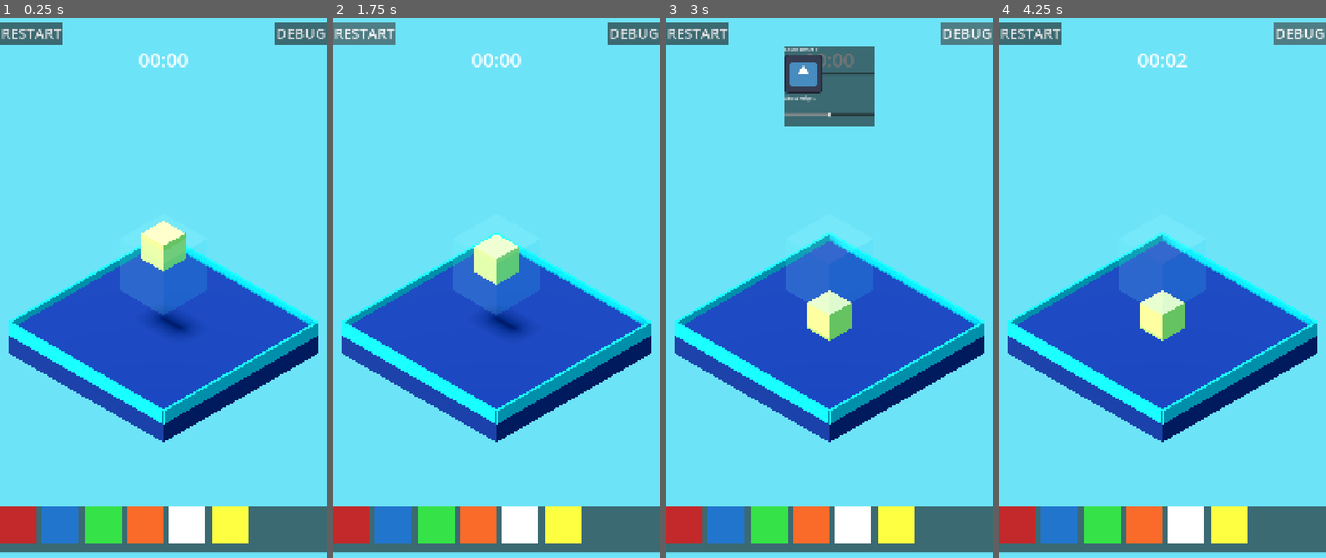
Above: before the commit, frames 1-4 (left to right).
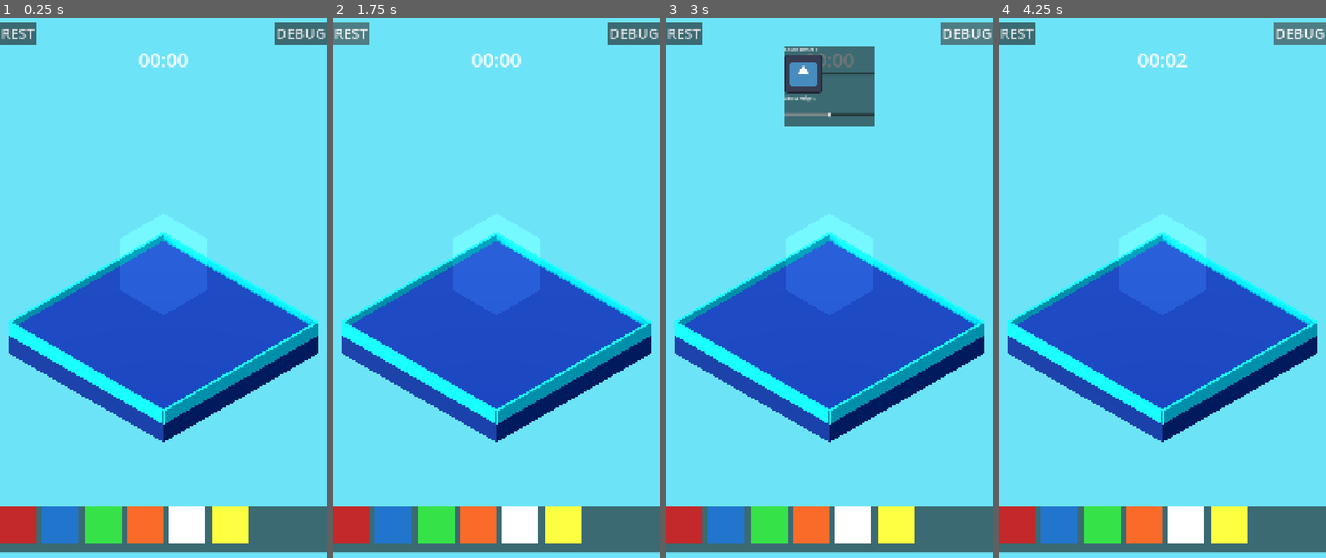
Above: after the commit, the same moments.

Repository: shivdulipati/historical-voxel-builder
Game: Godot game, scene res://main.tscn
Same seed, same stepped clock (60 frames per second), same inputs: the game is played once before the commit and once after it. The engine's default icon, where the game draws it, is replaced by a stand-in: a white triangle on a blue panel in a dark square.
Inputs:
- Up to frame 1 (0.25 s): no input
- Up to frame 2 (1.75 s): click "RESTART" (after the commit: "REST") at 0.5 s; click "RESTART" (after the commit: "REST") at 1.25 s
- Up to frame 3 (3 s): click "RESTART" (after the commit: "REST") at 2 s; click "DEBUG" at 2.75 s
- Up to frame 4 (4.25 s): click "DEBUG" at 3.5 s

The runs differ from the first frame. In frame 1, 1.7% of the frame differs, in the area x 10-60%, y 0-59%; in frame 2, 1.7%; in frame 3, 1.3%; in frame 4, 1.3%.

Commit message:
End of Day

Diff:
--- a/new-game-project/draggable_object.gd
+++ b/new-game-project/draggable_object.gd
@@ -46,26 +46,43 @@
 
 
 func _input(event: InputEvent) -> void:
-	# Mouse release — only when the drag was started by mouse.
-	if event is InputEventMouseButton and event.button_index == MOUSE_BUTTON_LEFT and not event.pressed:
-		if is_dragging and _drag_touch_index == -1:
-			is_dragging = false
-			_drop_to_grid()
-
-	# Keep _drag_touch_pos current for the dragging finger.
-	elif event is InputEventScreenDrag and event.index == _drag_touch_index:
+	if not is_dragging:
+		return
+
+	var is_touch_release = (
+		event is InputEventScreenTouch
+		and (not event.pressed or event.is_canceled())
+		and event.index == _drag_touch_index
+	)
+	var is_mouse_release = (
+		event is InputEventMouseButton
+		and event.button_index == MOUSE_BUTTON_LEFT
+		and not event.pressed
+	)
+
+	if is_touch_release or is_mouse_release:
+		is_dragging       = false
+		_drag_touch_index = -1
+		_drop_to_grid()
+		return
+
+	# Second finger tap (mobile) or right-click (desktop) — rotate 90 degrees.
+	var is_second_finger = (
+		event is InputEventScreenTouch
+		and event.pressed
+		and event.index != _drag_touch_index
+	)
+	var is_right_click = (
+		event is InputEventMouseButton
+		and event.pressed
+		and event.button_index == MOUSE_BUTTON_RIGHT
+	)
+	if is_second_finger or is_right_click:
+		rotate_y(deg_to_rad(90))
+		return
+
+	if event is InputEventScreenDrag and event.index == _drag_touch_index:
 		_drag_touch_pos = event.position
-
-	# Primary finger lifted — stop dragging.
-	elif event is InputEventScreenTouch and not event.pressed and event.index == _drag_touch_index:
-		if is_dragging:
-			is_dragging = false
-			_drag_touch_index = -1
-			_drop_to_grid()
-
-	# Second finger tapped while dragging — rotate 90 degrees.
-	elif event is InputEventScreenTouch and event.pressed and is_dragging and event.index != _drag_touch_index:
-		_rotate_90()
 
 
 ## Snaps the block to the nearest 1×1×1 world-space grid cell with a short tween.
@@ -78,9 +95,12 @@
 
 	var snap_x: float = floor(global_position.x) + 0.5
 	var snap_z: float = floor(global_position.z) + 0.5
-	var final_snap_pos := Vector3(snap_x, FLOOR_Y, snap_z)
+	var snap_y: float = _get_stack_height(snap_x, snap_z)
+	var final_snap_pos := Vector3(snap_x, snap_y, snap_z)
 
 	gravity_scale = 0.0
+	freeze = true
+	$CollisionShape3D.disabled = false
 
 	var blueprints := get_tree().get_nodes_in_group("blueprint")
 	if blueprints.is_empty():
@@ -95,6 +115,27 @@
 		_tween_to(final_snap_pos)
 	else:
 		queue_free()
+
+
+## Casts a ray straight down at (snap_x, snap_z) and returns the Y center the
+## new block should occupy. Excludes self so the held block is never the hit target.
+func _get_stack_height(snap_x: float, snap_z: float) -> float:
+	var space := get_world_3d().direct_space_state
+	var query := PhysicsRayQueryParameters3D.create(
+		Vector3(snap_x, 100.0, snap_z),
+		Vector3(snap_x, -1.0,  snap_z)
+	)
+	query.exclude = [get_rid()]
+	var result := space.intersect_ray(query)
+	if result:
+		return result.position.y + 0.5
+	return FLOOR_Y
+
+
+func set_block_color(new_color: Color) -> void:
+	if _material == null:
+		return
+	_material.albedo_color = new_color
 
 
 func _tween_to(target: Vector3) -> void:
@@ -116,6 +157,8 @@
 	_drag_touch_pos   = touch_pos
 	is_dragging       = true
 	gravity_scale     = 0.0
+	freeze            = false
+	$CollisionShape3D.disabled = true
 	_tween_alpha(0.4)
 	_drop_indicator.visible = true
 
@@ -158,7 +201,7 @@
 
 	if is_dragging and camera:
 		# Use the tracked touch position for touch input; fall back to mouse.
-		var screen_pos = _drag_touch_pos if _drag_touch_index >= 0 else get_viewport().get_mouse_position()
+		var screen_pos = _drag_touch_pos if _drag_touch_index != -1 else get_viewport().get_mouse_position()
 		var ray_origin = camera.project_ray_origin(screen_pos)
 		var ray_normal = camera.project_ray_normal(screen_pos)
 
@@ -167,8 +210,12 @@
 		if target_pos != null:
 			var effective_offset = Vector3(touch_offset.x, current_y_offset, touch_offset.z)
 
-			# Ghost predicts the offset landing position, flush on the floor.
-			_drop_indicator.global_position = Vector3(target_pos.x + effective_offset.x, current_ghost_height, target_pos.z + effective_offset.z)
+			# Ghost predicts the snapped landing position, flush on top of any existing stack.
+			var hover_snap_x: float = floor(target_pos.x + effective_offset.x) + 0.5
+			var hover_snap_z: float = floor(target_pos.z + effective_offset.z) + 0.5
+			var hover_y: float = _get_stack_height(hover_snap_x, hover_snap_z)
+			var target_ghost_pos := Vector3(hover_snap_x, hover_y, hover_snap_z)
+			_drop_indicator.global_position = _drop_indicator.global_position.lerp(target_ghost_pos, delta * 15.0)
 
 			var push_vector = (target_pos + effective_offset - global_position) / delta
 
--- /dev/null
+++ b/new-game-project/draggable_object.tscn
@@ -0,0 +1,45 @@
+[gd_scene format=3 uid="uid://c04ixih3t6o20"]
+
+[ext_resource type="Script" uid="uid://bkacm3icayaa6" path="res://draggable_object.gd" id="1_s0tg5"]
+
+[sub_resource type="BoxMesh" id="BoxMesh_1bvp3"]
+
+[sub_resource type="StandardMaterial3D" id="StandardMaterial3D_1bvp3"]
+depth_draw_mode = 1
+albedo_color = Color(0.9428177, 0.8581989, 0.3901112, 1)
+
+[sub_resource type="BoxShape3D" id="BoxShape3D_lquwl"]
+
+[sub_resource type="BoxMesh" id="BoxMesh_7mycd"]
+
+[sub_resource type="StandardMaterial3D" id="StandardMaterial3D_272bh"]
+transparency = 1
+albedo_color = Color(1, 1, 1, 0.39215687)
+
+[node name="Box" type="RigidBody3D" unique_id=845027019]
+collision_layer = 2
+continuous_cd = true
+contact_monitor = true
+max_contacts_reported = 5
+script = ExtResource("1_s0tg5")
+touch_offset = Vector3(0, 1.5, -2)
+
+[node name="MeshInstance3D" type="MeshInstance3D" parent="." unique_id=1200044605]
+mesh = SubResource("BoxMesh_1bvp3")
+surface_material_override/0 = SubResource("StandardMaterial3D_1bvp3")
+
+[node name="ShadowCaster" type="MeshInstance3D" parent="." unique_id=1386963568]
+cast_shadow = 3
+mesh = SubResource("BoxMesh_1bvp3")
+surface_material_override/0 = SubResource("StandardMaterial3D_1bvp3")
+
+[node name="CollisionShape3D" type="CollisionShape3D" parent="." unique_id=785827927]
+shape = SubResource("BoxShape3D_lquwl")
+
+[node name="DropIndicator" type="MeshInstance3D" parent="." unique_id=2054890264]
+visible = false
+cast_shadow = 0
+mesh = SubResource("BoxMesh_7mycd")
+surface_material_override/0 = SubResource("StandardMaterial3D_272bh")
+
+[connection signal="input_event" from="." to="." method="_on_input_event"]
--- a/new-game-project/main.gd
+++ b/new-game-project/main.gd
@@ -1,8 +1,13 @@
 extends Node3D
 
+@export var block_scene: PackedScene
+
 var _elapsed: float = 0.0
+var global_y_offset: float = 1.5
+var global_ghost_height: float = 0.0
 
 @onready var _timer_label: Label   = $HUD/Control/TimerLabel
+@onready var _block_list           = $HUD/Control/InventoryTray/ScrollContainer/BlockList
 @onready var _restart_btn: Button  = $HUD/Control/RestartButton
 @onready var _debug_btn: Button    = $HUD/Control/DebugButton
 @onready var _debug_panel: Control = $HUD/Control/DebugPanel
@@ -16,7 +21,34 @@
 	_offset_slider.value_changed.connect(_on_offset_slider_changed)
 	_ghost_slider.value_changed.connect(_on_ghost_slider_changed)
 
+	for child in _block_list.get_children():
+		child.gui_input.connect(_on_inventory_gui_input.bind(child))
+
 	_debug_panel.visible = false
+
+
+func _on_inventory_gui_input(event: InputEvent, item_node: Control) -> void:
+	var is_touch = event is InputEventScreenTouch and event.pressed
+	var is_click = event is InputEventMouseButton and event.button_index == MOUSE_BUTTON_LEFT and event.pressed
+
+	if not (is_touch or is_click):
+		return
+
+	item_node.accept_event()
+
+	if block_scene == null:
+		push_warning("Main: block_scene is not assigned in the Inspector.")
+		return
+
+	var new_block = block_scene.instantiate()
+	new_block.current_y_offset = global_y_offset
+	new_block.current_ghost_height = global_ghost_height
+	add_child(new_block)
+	if "color" in item_node:
+		new_block.set_block_color(item_node.color)
+
+	var touch_index: int = event.index if is_touch else -1
+	new_block._start_drag(touch_index, event.position)
 
 
 func _process(delta: float) -> void:
@@ -36,12 +68,14 @@
 
 
 func _on_offset_slider_changed(value: float) -> void:
+	global_y_offset = value
 	for node in get_tree().get_nodes_in_group("draggable"):
 		if "current_y_offset" in node:
 			node.current_y_offset = value
 
 
 func _on_ghost_slider_changed(value: float) -> void:
+	global_ghost_height = value
 	for node in get_tree().get_nodes_in_group("draggable"):
 		if "current_ghost_height" in node:
 			node.current_ghost_height = value
--- a/new-game-project/main.tscn
+++ b/new-game-project/main.tscn
@@ -1,7 +1,7 @@
 [gd_scene format=3 uid="uid://cqow47bch5ocs"]
 
-[ext_resource type="Script" uid="uid://bkacm3icayaa6" path="res://draggable_object.gd" id="1_ig7tw"]
 [ext_resource type="Script" uid="uid://bempvqvskvxb7" path="res://main.gd" id="1_lquwl"]
+[ext_resource type="PackedScene" uid="uid://c04ixih3t6o20" path="res://draggable_object.tscn" id="2_1bvp3"]
 [ext_resource type="Script" uid="uid://uusxfhw2epny" path="res://button.gd" id="4_1bvp3"]
 [ext_resource type="Texture2D" uid="uid://4q335xxs2p" path="res://icon.svg" id="6_7mycd"]
 
@@ -9,6 +9,7 @@
 size = Vector3(7, 1, 7)
 
 [sub_resource type="StandardMaterial3D" id="StandardMaterial3D_h2yge"]
+depth_draw_mode = 1
 albedo_color = Color(0.05322109, 0.137149, 0.3804473, 1)
 
 [sub_resource type="BoxMesh" id="BoxMesh_lquwl"]
@@ -37,20 +38,6 @@
 
 [sub_resource type="BoxShape3D" id="BoxShape3D_h2yge"]
 size = Vector3(7, 1, 7)
-
-[sub_resource type="BoxMesh" id="BoxMesh_1bvp3"]
-
-[sub_resource type="StandardMaterial3D" id="StandardMaterial3D_1bvp3"]
-depth_draw_mode = 1
-albedo_color = Color(0.9428177, 0.8581989, 0.3901112, 1)
-
-[sub_resource type="BoxShape3D" id="BoxShape3D_lquwl"]
-
-[sub_resource type="BoxMesh" id="BoxMesh_7mycd"]
-
-[sub_resource type="StandardMaterial3D" id="StandardMaterial3D_272bh"]
-transparency = 1
-albedo_color = Color(1, 1, 1, 0.39215687)
 
 [sub_resource type="Environment" id="Environment_1bvp3"]
 background_mode = 1
@@ -62,10 +49,14 @@
 
 [sub_resource type="StandardMaterial3D" id="StandardMaterial3D_kek77"]
 transparency = 1
-albedo_color = Color(0.43137255, 1, 1, 0.15686275)
+blend_mode = 1
+cull_mode = 1
+shading_mode = 0
+albedo_color = Color(0.43137255, 1, 1, 0.078431375)
 
 [node name="Main" type="Node3D" unique_id=1359699047]
 script = ExtResource("1_lquwl")
+block_scene = ExtResource("2_1bvp3")
 
 [node name="Camera3D" type="Camera3D" parent="." unique_id=367626471]
 transform = Transform3D(0.70710677, -0.4055798, 0.579228, 0, 0.81915206, 0.57357645, -0.70710677, -0.4055798, 0.579228, 5, 5, 5)
@@ -114,33 +105,6 @@
 
 [node name="CollisionShape3D" type="CollisionShape3D" parent="Floor" unique_id=661795688]
 shape = SubResource("BoxShape3D_h2yge")
-
-[node name="Box" type="RigidBody3D" parent="." unique_id=428292310]
-transform = Transform3D(1, 0, 0, 0, 1, 0, 0, 0, 1, 0, 2, 0)
-collision_layer = 2
-continuous_cd = true
-contact_monitor = true
-max_contacts_reported = 5
-script = ExtResource("1_ig7tw")
-touch_offset = Vector3(0, 1.5, -2)
-
-[node name="MeshInstance3D" type="MeshInstance3D" parent="Box" unique_id=1562146547]
-mesh = SubResource("BoxMesh_1bvp3")
-surface_material_override/0 = SubResource("StandardMaterial3D_1bvp3")
-
-[node name="ShadowCaster" type="MeshInstance3D" parent="Box" unique_id=1555735360]
-cast_shadow = 3
-mesh = SubResource("BoxMesh_1bvp3")
-surface_material_override/0 = SubResource("StandardMaterial3D_1bvp3")
-
-[node name="CollisionShape3D" type="CollisionShape3D" parent="Box" unique_id=1483054862]
-shape = SubResource("BoxShape3D_lquwl")
-
-[node name="DropIndicator" type="MeshInstance3D" parent="Box" unique_id=290753473]
-visible = false
-cast_shadow = 0
-mesh = SubResource("BoxMesh_7mycd")
-surface_material_override/0 = SubResource("StandardMaterial3D_272bh")
 
 [node name="HUD" type="CanvasLayer" parent="." unique_id=1325654036]
 
@@ -160,7 +124,7 @@
 offset_right = 75.0
 offset_bottom = 31.0
 theme_override_font_sizes/font_size = 48
-text = "RESTART"
+text = "REST"
 script = ExtResource("4_1bvp3")
 
 [node name="TimerLabel" type="Label" parent="HUD/Control" unique_id=1166518386]
@@ -283,7 +247,6 @@
 
 [node name="BlueprintTarget" type="MeshInstance3D" parent="." unique_id=1578581524 groups=["blueprint"]]
 transform = Transform3D(1, 0, 0, 0, 1, 0, 0, 0, 1, 0, 1, 0)
+cast_shadow = 0
 mesh = SubResource("BoxMesh_5vw27")
 surface_material_override/0 = SubResource("StandardMaterial3D_kek77")
-
-[connection signal="input_event" from="Box" to="Box" method="_on_input_event"]
Not shown, added: GEMINI_CONTEXT.md
